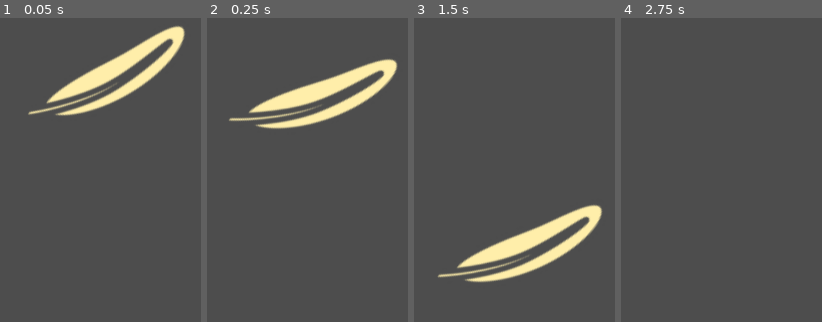
Above: before the commit, frames 1-4 (left to right).
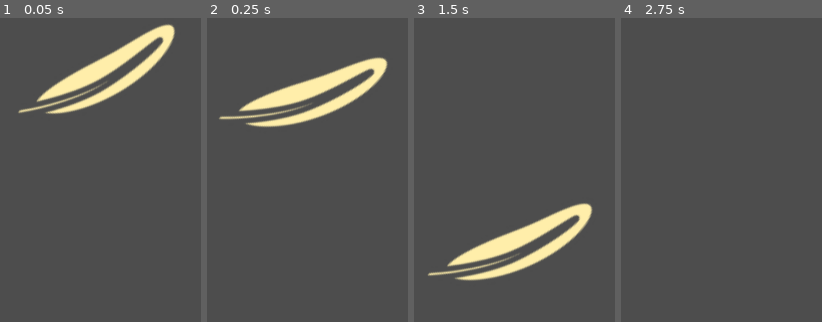
Above: after the commit, the same moments.

Repository: Floflo35/plume-pied
Game: Godot game, scene res://Scenes/main.tscn
The game is run twice, just before and just after one commit, with the same random seed, the same clock (stepped at 60 frames per second) and the same inputs.
Inputs:
- Up to frame 1 (0.05 s): no input
- Up to frame 2 (0.25 s): no input
- Up to frame 3 (1.5 s): hold Up (up) 0.53-1.28 s
- Up to frame 4 (2.75 s): hold Up (up) from 2.03 s (still down)

The runs differ from the first frame. In frame 1, 8.1% of the frame differs, in the area x 8-93%, y 1-33%; in frame 2, 7.0%; in frame 3, 7.5%; in frame 4, nothing differs.

Commit message:
ajustement hitbox

Diff:
--- a/Scenes/plume.tscn
+++ b/Scenes/plume.tscn
@@ -16,7 +16,7 @@
 
 [sub_resource type="CapsuleShape2D" id="CapsuleShape2D_lmw1h"]
 radius = 34.9631
-height = 242.478
+height = 248.636
 
 [sub_resource type="Animation" id="Animation_3evcu"]
 resource_name = "fall"
@@ -60,7 +60,7 @@
 script = ExtResource("1_prk4g")
 
 [node name="AnimatedSprite2D" type="AnimatedSprite2D" parent="."]
-position = Vector2(-5.01, -18.68)
+position = Vector2(-19.19, -21.07)
 scale = Vector2(2, 2)
 sprite_frames = SubResource("SpriteFrames_u1467")
 flip_h = true
@@ -68,7 +68,7 @@
 
 [node name="CollisionShape2D" type="CollisionShape2D" parent="."]
 position = Vector2(1, -12)
-rotation = 1.41721
+rotation = 1.24267
 shape = SubResource("CapsuleShape2D_lmw1h")
 
 [node name="AnimationPlayer" type="AnimationPlayer" parent="."]
